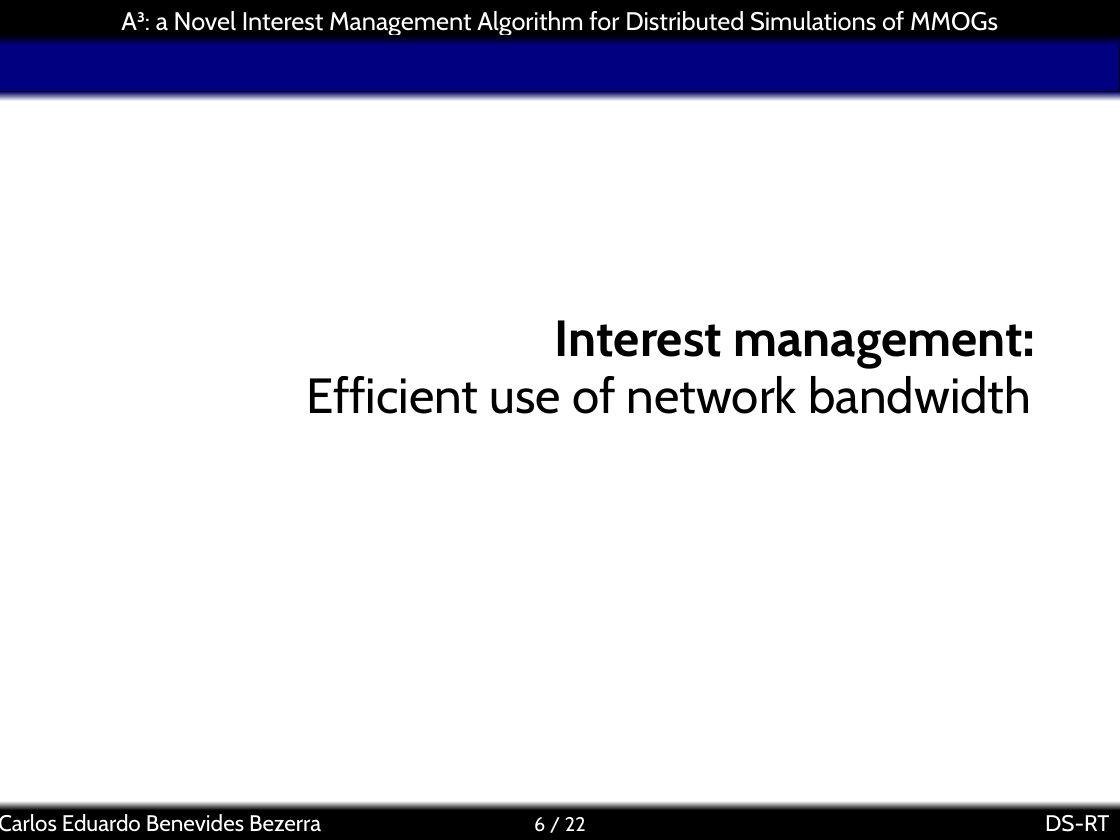
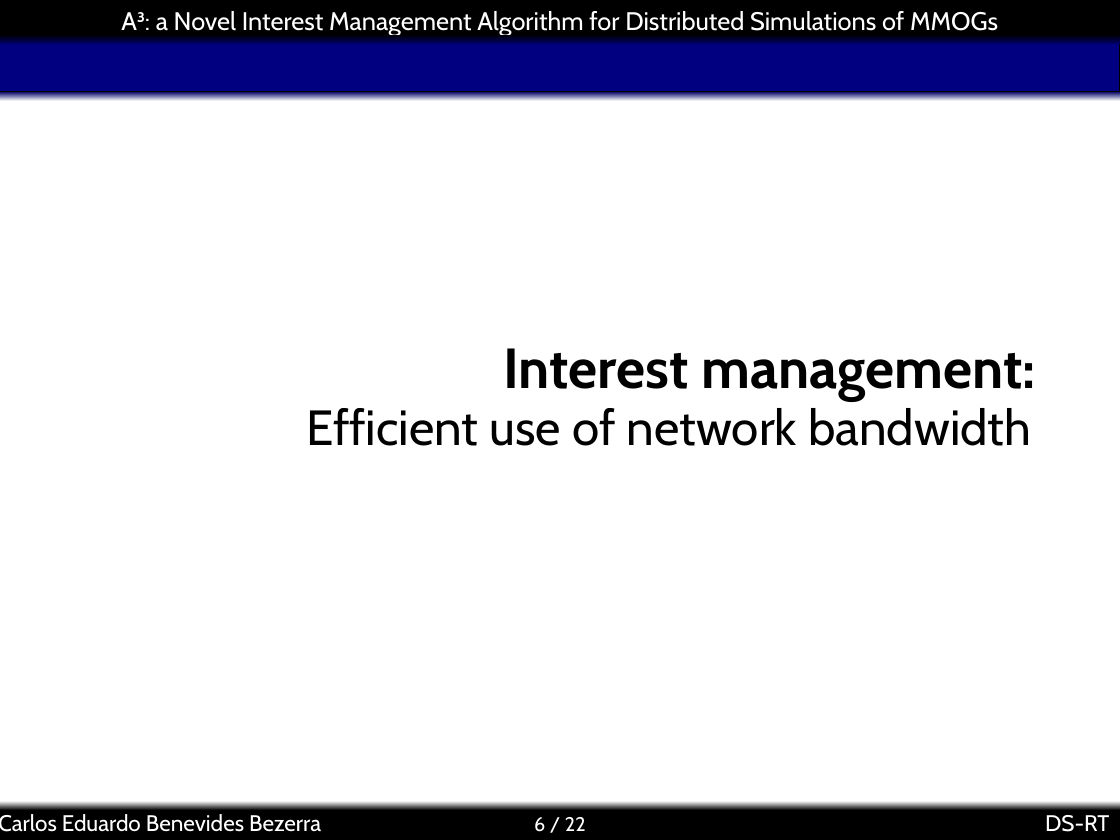
Before and after one commit to kdubezerra/kdubezerra, a slide deck: slide 6 of textos/dsrt/a3slides.ppt. Drawn at 1120x840 pixels with LibreOffice and Linux fonts; fonts in the diff are those of the drawing; background and template pictures are left out. Boxes give left, top, right and bottom in pixels: in the first picture for what was removed or moved away, otherwise in the second. Text is boxed around its words. In the diff, an @@ line names an element or a change of style, - is before the commit and + after.

```diff
--- a/textos/dsrt/a3slides.ppt
+++ b/textos/dsrt/a3slides.ppt
@@ title "Interest management:": place and size @@
-title "Interest management:" at [555, 320, 1022, 368]
+title "Interest management:" at [503, 348, 1036, 401]
@@ title "Interest management:" at [503, 348, 1036, 401]: size 36 to 40 pt @@
@@ subtitle "Efficient use of network bandwidth": place and size @@
-subtitle "Efficient use of network bandwidth" at [306, 376, 1031, 414]
+subtitle "Efficient use of network bandwidth" at [306, 408, 1031, 446]
```
Also in this commit, not shown: 6 other slides changed, 15 slides added, 13 slides removed, 14 other files.
